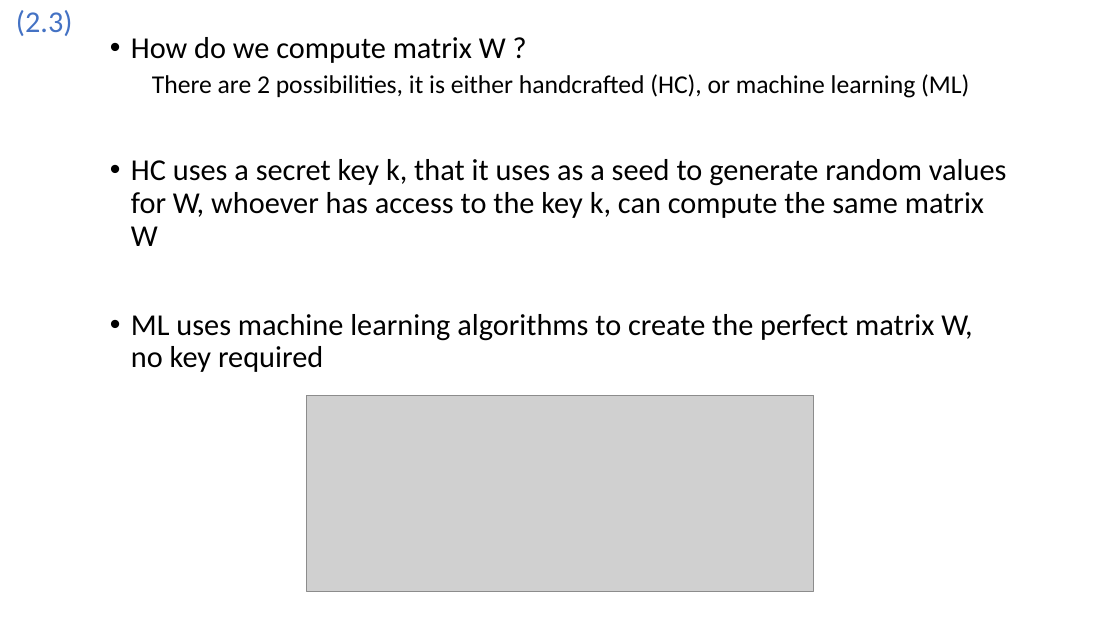
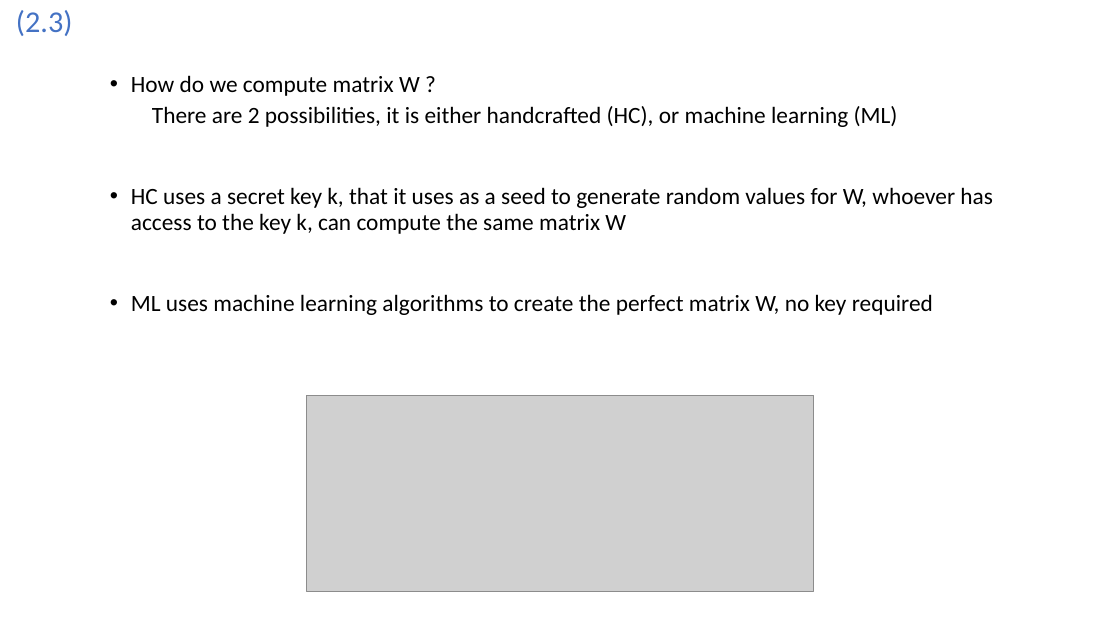
Before and after one commit to Joao-Quinta/master_cours_choix, a slide deck: slide 12 of securite_multimedia/exam_prep/section_2.odp. Drawn at 1120x630 pixels with LibreOffice and Linux fonts; fonts in the diff are those of the drawing; grey boxes stand for pictures. Boxes give left, top, right and bottom in pixels: in the first picture for what was removed or moved away, otherwise in the second. Text is boxed around its words. In the diff, an @@ line names an element or a change of style, - is before the commit and + after.

```diff
--- a/securite_multimedia/exam_prep/section_2.odp
+++ b/securite_multimedia/exam_prep/section_2.odp
@@ text "How do we compute matrix ...": place and size @@
-text "How do we compute matrix ..." at <box>131,37,1007,372</box>
+text "How do we compute matrix ..." at <box>131,75,993,315</box>
@@ text "How do we compute matrix ..." at <box>131,75,993,315</box>: size 26 to 20 pt in "How do we compute matrix W ?", "HC uses a secret key k, that ...", "ML uses machine learning algorithms to create ..."; size 22 to 20 pt in "There are 2 possibilities, it is either ..." @@
```
Also in this commit, not shown: 14 other slides changed, 3 slides added, 6 other files.
